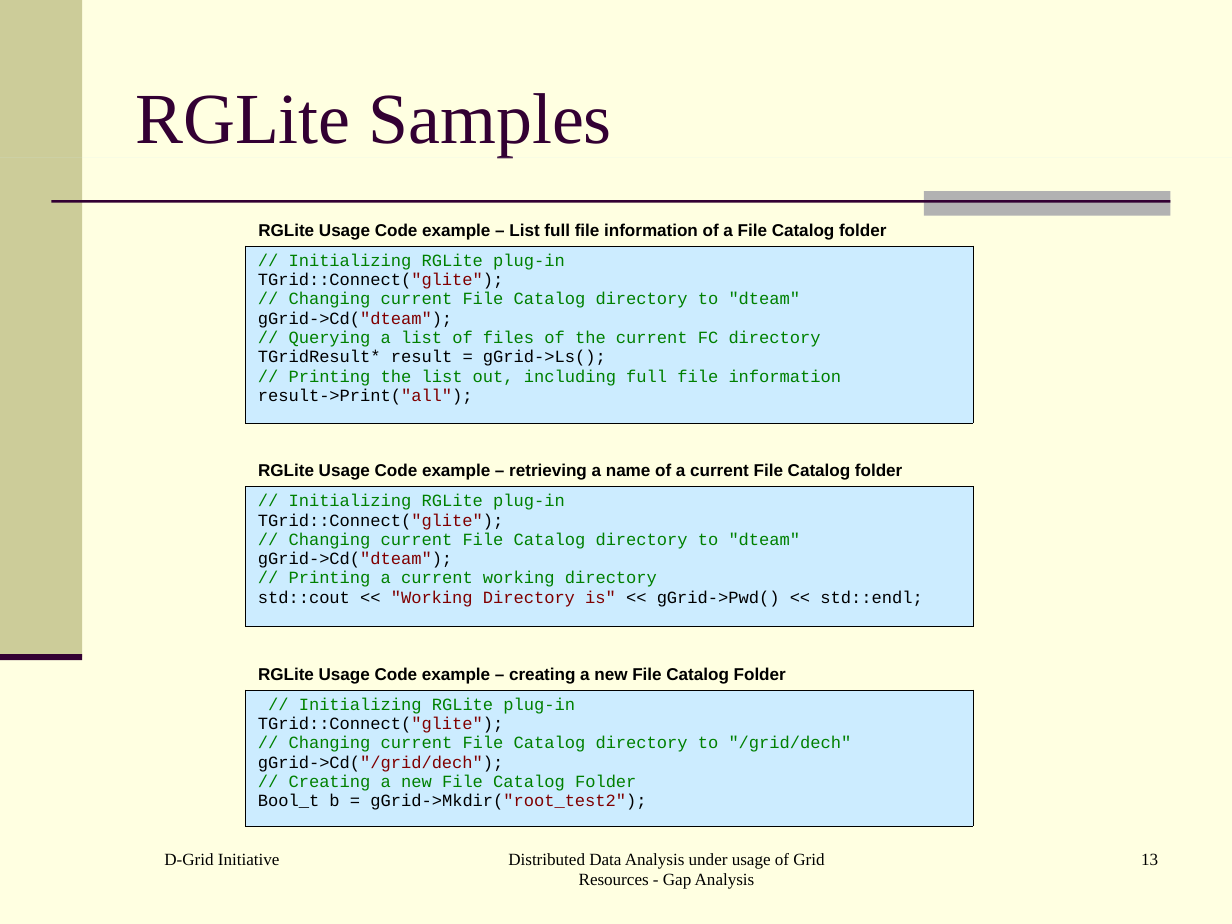
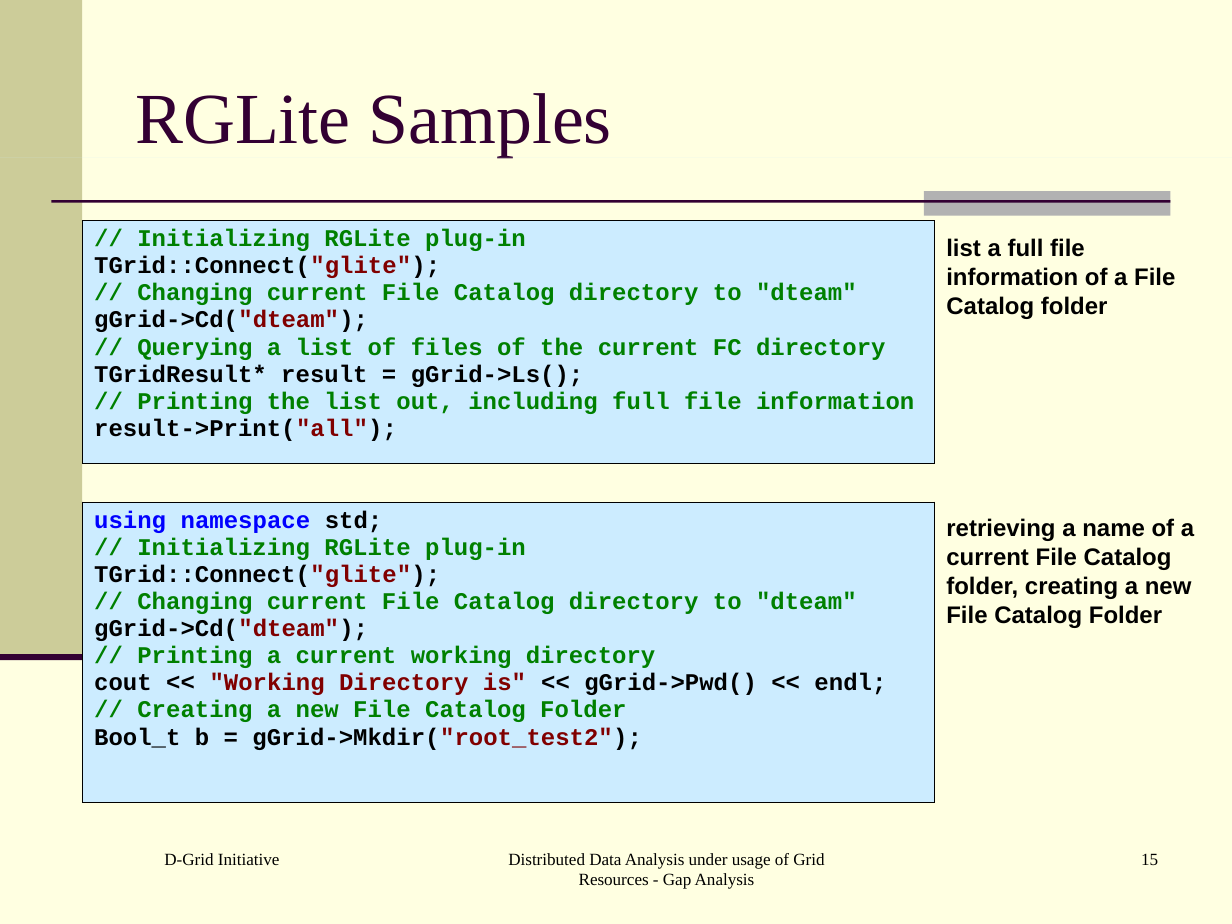
Before and after one commit to AnarManafov/PoDDocumentation, a slide deck: slide 15 of HEPCG-Workshops/2006-Nov/HEPCG-Workshops-2006-Nov.ppt (slide 13 before the commit). Drawn at 1232x924 pixels with LibreOffice and Linux fonts; fonts in the diff are those of the drawing. Boxes give left, top, right and bottom in pixels: in the first picture for what was removed or moved away, otherwise in the second. Text is boxed around its words. In the diff, an @@ line names an element or a change of style, - is before the commit and + after.

Commit message:
v.0.5

```diff
--- a/HEPCG-Workshops/2006-Nov/HEPCG-Workshops-2006-Nov.ppt
+++ b/HEPCG-Workshops/2006-Nov/HEPCG-Workshops-2006-Nov.ppt
@@ table at bbox=[83, 221, 935, 462] @@
@@ size 10 to 14 pt, bold on @@
@@ table: place and size @@
-table at bbox=[245, 246, 972, 423]
+table at bbox=[83, 221, 935, 462]
@@ text at bbox=[946, 238, 1175, 319]: text changed; size 10 to 14 pt @@
-RGLite Usage Code example – List full file information of a File Catalog folder
+list a full file information of a File Catalog folder
@@ table at bbox=[83, 501, 935, 801] @@
@@ row 1, column 1: "// Initializing RGLite plug-in / TGrid::Connect("glite"); / // Changing current File Catalog directory to "dteam" / gGrid->Cd("dteam"); / // Printing a current working directory / std::cout << "Working Directory is" << gGrid->Pwd() << std::endl;" to "using namespace std; / // Initializing RGLite plug-in / TGrid::Connect("glite"); / // Changing current File Catalog directory to "dteam" / gGrid->Cd("dteam"); / // Printing a current working directory / cout << "Working Directory is" << gGrid->Pwd() << endl; / // Creating a new File Catalog Folder / Bool_t b = gGrid->Mkdir("root_test2");" @@
@@ table: place and size @@
-table at bbox=[245, 487, 972, 627]
+table at bbox=[83, 501, 935, 801]
@@ text at bbox=[946, 518, 1194, 628]: text changed; size 10 to 14 pt @@
-RGLite Usage Code example – retrieving a name of a current File Catalog folder
+retrieving a name of a current File Catalog folder, creating a new File Catalog Folder
@@ text removed at bbox=[258, 667, 786, 684] @@
-RGLite Usage Code example – creating a new File Catalog Folder
@@ table removed at bbox=[245, 690, 972, 825], 1 rows, 1 columns @@
-// Initializing RGLite plug-in / TGrid::Connect("glite"); / // Changing current File Catalog directory to "/grid/dech" / gGrid->Cd("/grid/dech"); / // Creating a new File Catalog Folder / Bool_t b = gGrid->Mkdir("root_test2");
@@ page number at bbox=[1141, 853, 1158, 865]: text changed @@
-13
+15
```
Also in this commit, not shown: 10 other slides changed, 2 slides added.
